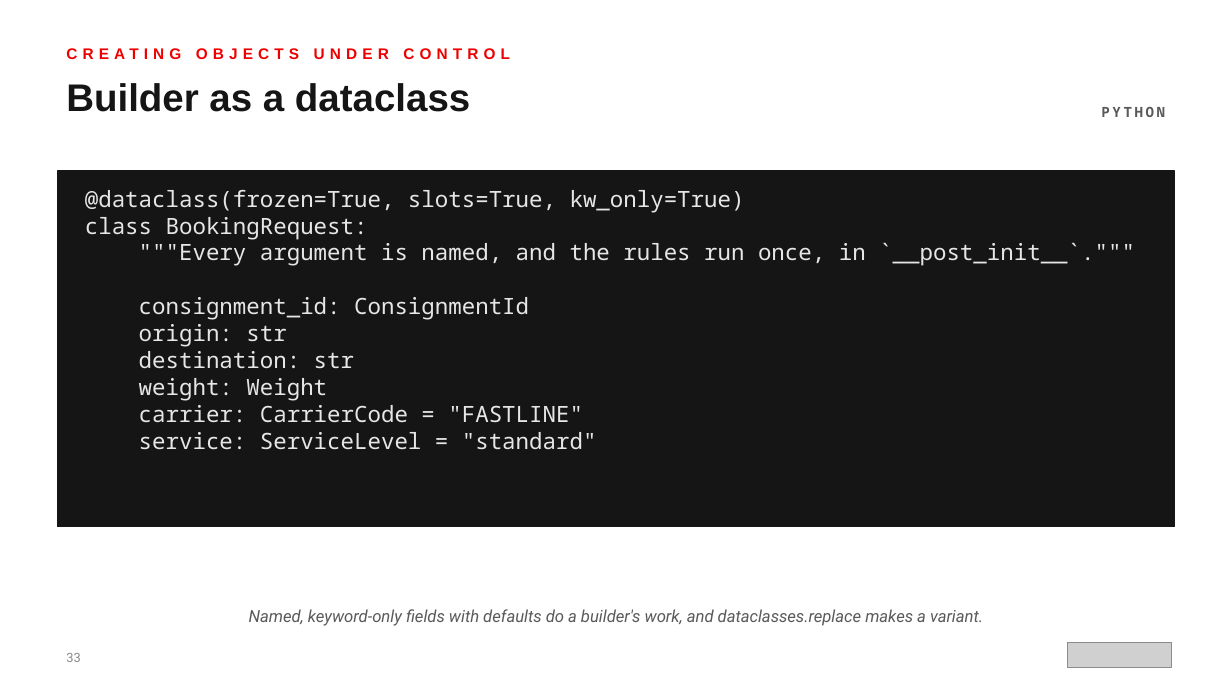
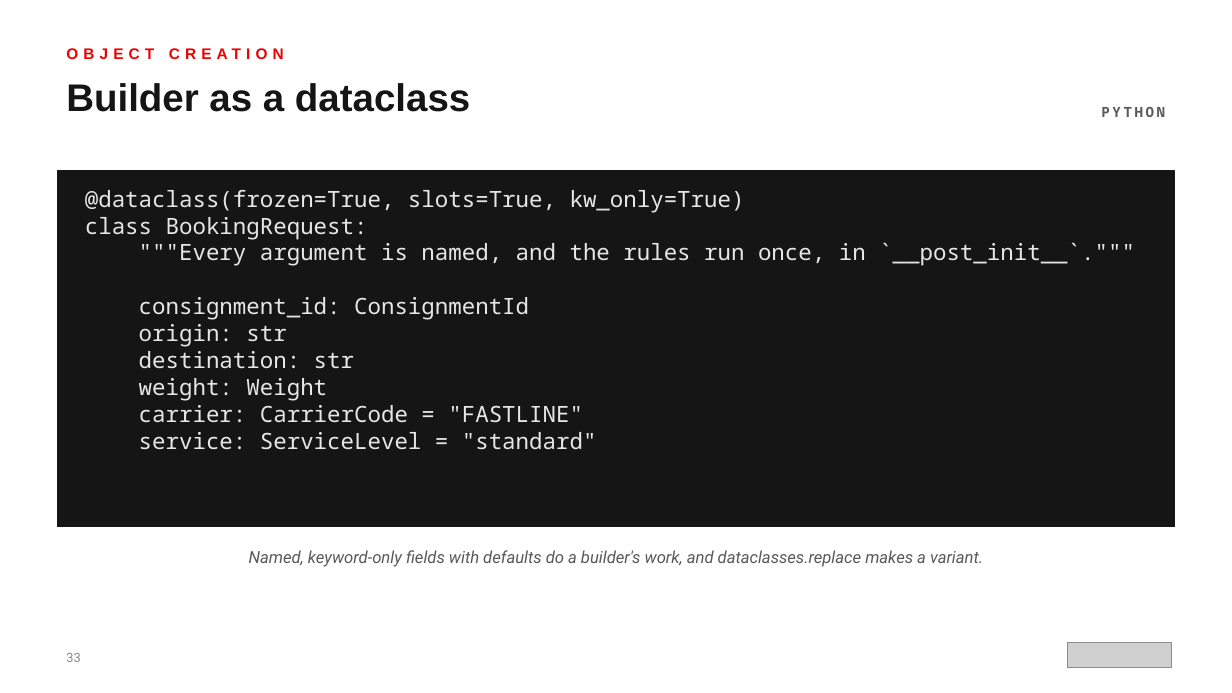
Before and after one commit to patterncatalyst/design-patterns-with-python, a slide deck: slide 33 of presentation/design-patterns-with-python-101-patterns-and-solid.pptx. Drawn at 1232x693 pixels with LibreOffice and Linux fonts; fonts in the diff are those of the drawing; grey boxes stand for pictures. Boxes give left, top, right and bottom in pixels: in the first picture for what was removed or moved away, otherwise in the second. Text is boxed around its words. In the diff, an @@ line names an element or a change of style, - is before the commit and + after.

```diff
--- a/presentation/design-patterns-with-python-101-patterns-and-solid.pptx
+++ b/presentation/design-patterns-with-python-101-patterns-and-solid.pptx
@@ text at (x1=66, y1=48, x2=284, y2=59): text changed @@
-CREATING OBJECTS UNDER CONTROL
+OBJECT CREATION
@@ text "Named, keyword-only fields with defaults ..." moved from (x1=249, y1=609, x2=983, y2=626) to (x1=249, y1=550, x2=983, y2=567) @@
```
Also in this commit, not shown: 23 other slides changed, 5 other files.
